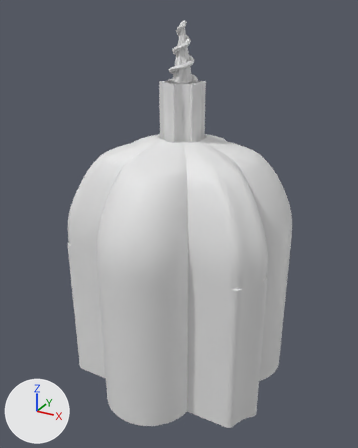
The glTF model models/grammar/grammar_14.glb as it was, and as the next commit left it.
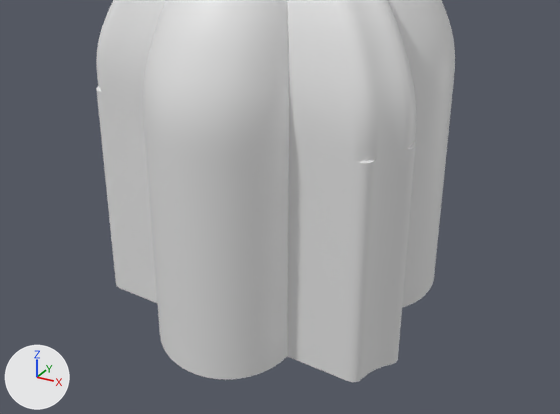
Old and new are each drawn whole from a 50 mm camera at (2.46, -4.57, 4.13) aimed at (-0.01, -0.07, 1.88) and again close up on the part from 2% to 100% of the width and 42% to 100% of the height. Arrows for +X, +Y and +Z are at lower left; the lights stay in place. The first two pictures are the older version.

Before the edit, the objects in view are built like this:
```python
me_vault_0 = bpy.data.meshes.new('vault_0')
me_vault_0.from_pydata(...)  # 13905 vertices, 27810 faces; spans x -1.18..1.18, y -1.27..1.26, z 1.7..2.86
me_walls = bpy.data.meshes.new('walls')
me_walls.from_pydata(...)  # 960 vertices, 1920 faces; spans x -1.19..1.19, y -1.27..1.27, z 0.0..1.7
ob_vault_0 = bpy.data.objects.new('vault_0', me_vault_0)
ob_vault_0.location = (0.0, 0.0, 0.0)
ob_walls = bpy.data.objects.new('walls', me_walls)
ob_walls.location = (0.0, 0.0, 0.0)
```
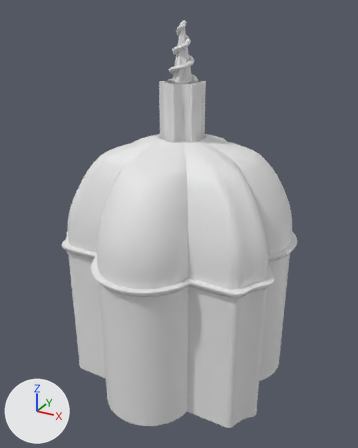
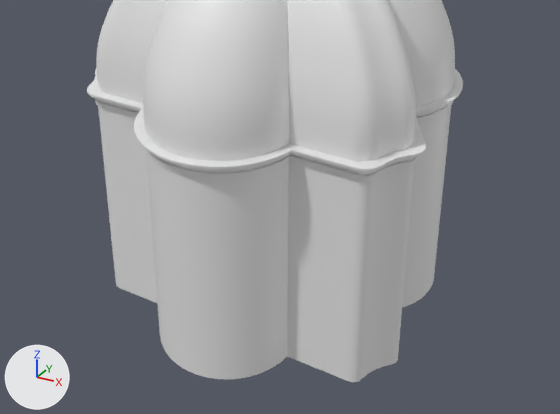
Boxes (x1, y1, x2, y2) around the edits, measured in the close-ups (560 x 414 px):
'cornice_out', added
    after: (87, 68, 463, 180)

The edits, one by one:
Mesh me_cornice_out is new.
It has 2880 vertices, 5760 faces and spans x -1.26..1.26, y -1.33..1.33, z 1.59..1.7.
Object 'cornice_out' (ob_cornice_out) is new; it shows me_cornice_out.
Its location is (0.0, 0.0, 0.0).
